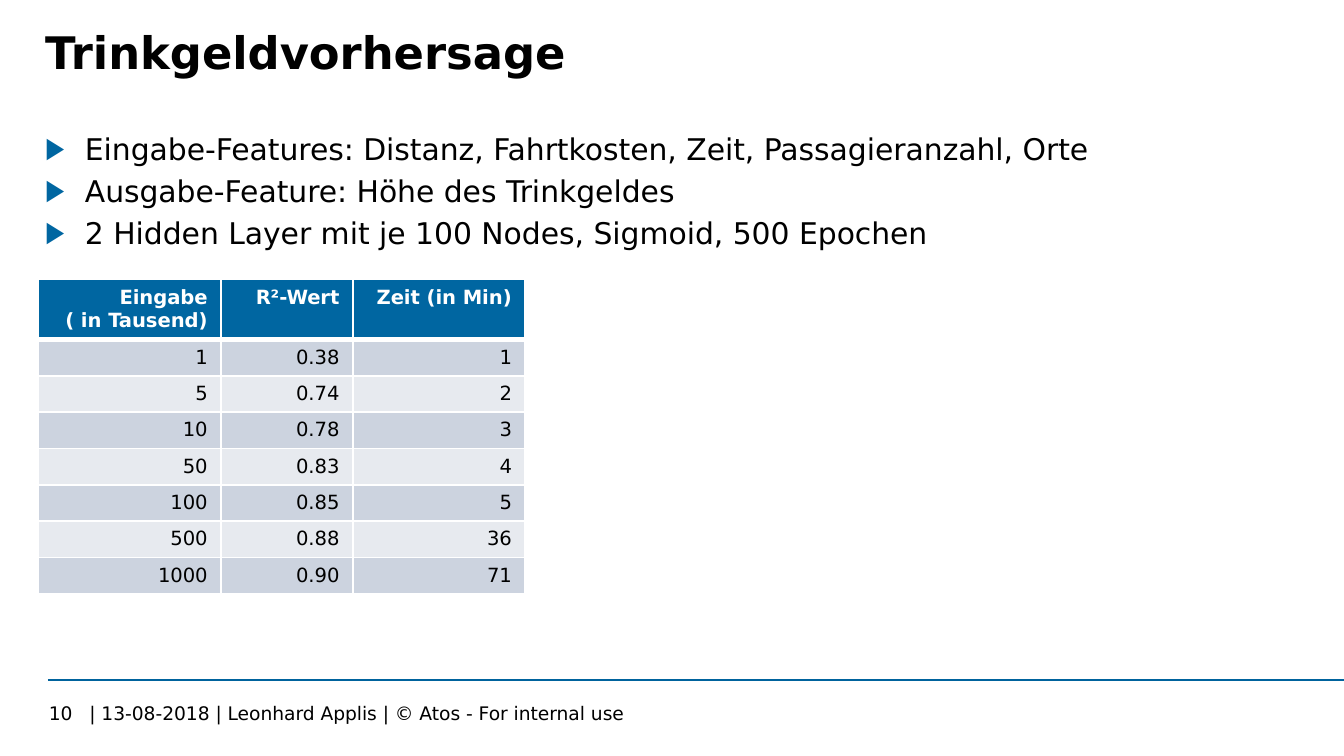
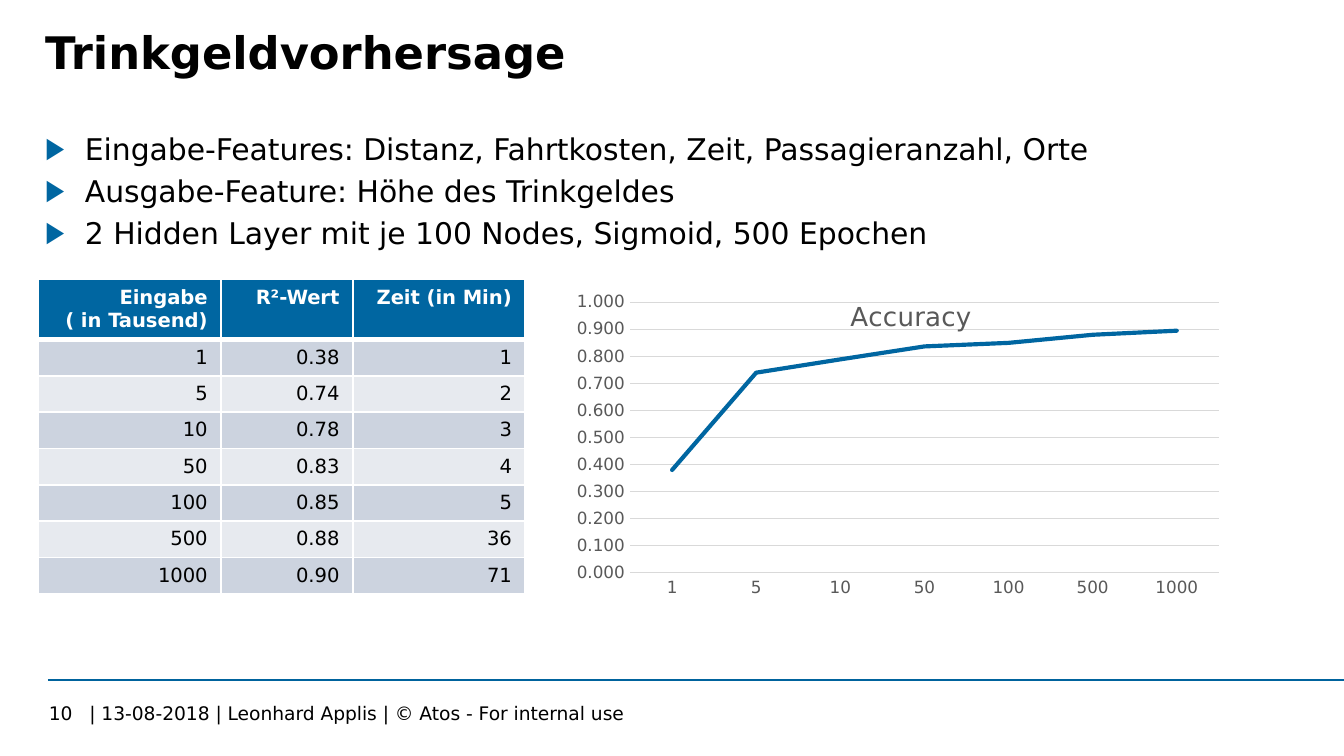
Before and after one commit to Twonki/Bachelorthesis, a slide deck: slide 10 of Bachelor_Zwischenstand.pptx. Drawn at 1344x756 pixels with LibreOffice and Linux fonts; fonts in the diff are those of the drawing; background and template pictures are left out. Boxes give left, top, right and bottom in pixels: in the first picture for what was removed or moved away, otherwise in the second. Text is boxed around its words. In the diff, an @@ line names an element or a change of style, - is before the commit and + after.

```diff
--- a/Bachelor_Zwischenstand.pptx
+++ b/Bachelor_Zwischenstand.pptx
@@ line chart added at bbox=[577, 280, 1243, 599] @@
+title "Accuracy"
+categories: 1, 5, 10, 50, 100, 500, 1000
+Accuracy: 0.38, 0.74, 0.79, 0.84, 0.85, 0.88, 0.9
```
Also in this commit, not shown: 4 other slides changed.
